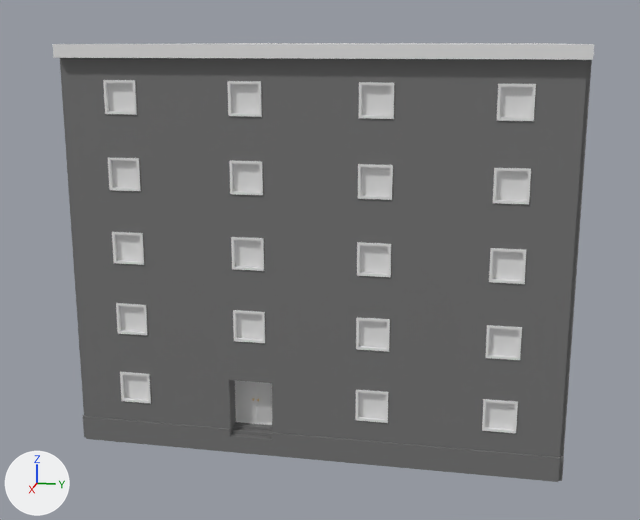
The FBX model OSB3D/Assets/Prefabs/Import/Buildings/BR20_F05_05.fbx, before and after one commit.
Both versions are drawn from a camera (50 mm lens) standing at (85.2, 19.4, 16.6) and looking at (41.0, 10.6, 5.6). The lights are fixed; the arrows at lower left show +X, +Y and +Z. Where no turn or scale is listed for an object, it has been applied to the vertices.

Before the edit, the objects in view are built like this:
```python
mat_facade_005 = principled_material('Facade.005')
mat_facade_005.base_color = (0.168, 0.168, 0.168)  # grey #727272
mat_facade_005.roughness = 0.701
mat_frame_005 = principled_material('Frame.005')
mat_frame_005.base_color = (0.8, 0.8, 0.8)  # white #e7e7e7
mat_windowglass_005 = principled_material('WindowGlass.005')
mat_windowglass_005.base_color = (0.8, 0.8, 0.8)  # white #e7e7e7
mat_windowglass_005.roughness = 0.4
me_cube_076 = bpy.data.meshes.new('Cube.076')
me_cube_076.from_pydata(...)  # 1055 vertices, 865 faces; spans x -12.8..12.8, y -10.0..10.0, z -8.5..8.0
me_cube_076.materials.append(mat_slab_005)  # grey #727272
me_cube_076.materials.append(mat_roof_005)  # white #e7e7e7
me_cube_076.materials.append(mat_facade_005)  # grey #727272
me_cube_076.materials.append(mat_frame_005)  # white #e7e7e7
me_cube_076.materials.append(mat_doorpanel_005)  # white #e7e7e7
me_cube_076.materials.append(mat_door_005)  # white #e7e7e7
me_cube_076.materials.append(mat_doorknob_005)  # yellow #e7b43d
me_cube_076.materials.append(mat_windowglass_005)  # white #e7e7e7
me_cube_076.materials.append(mat_stair_005)  # grey #727272
ob_br20_f05_05 = bpy.data.objects.new('BR20_F05_05', me_cube_076)
ob_br20_f05_05.location = (40.0, 12.5, 8.5)
```
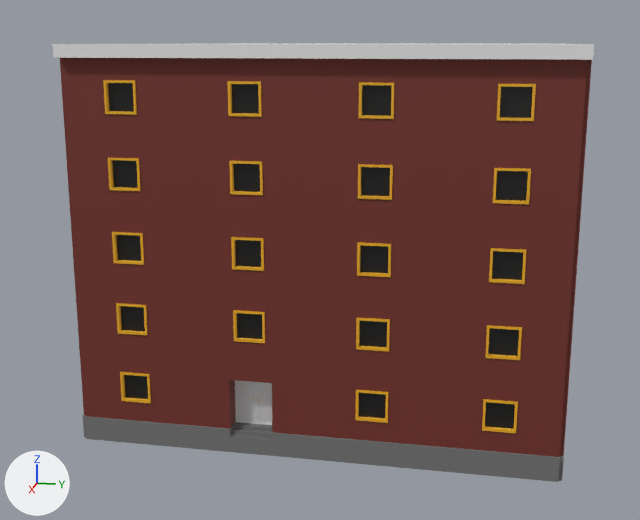
What differs and where, as boxes (x1, y1, x2, y2) in the pictures (640 x 520 px):
'BR20_F05_05', recoloured
    both: (57, 55, 593, 460)

The change, as a diff of the scene's bpy script:
```diff
--- a/OSB3D/Assets/Prefabs/Import/Buildings/BR20_F05_05.fbx.py
+++ b/OSB3D/Assets/Prefabs/Import/Buildings/BR20_F05_05.fbx.py
@@ mat_facade_005 @@
 mat_facade_005 = principled_material('Facade.005')
-mat_facade_005.base_color = (0.168, 0.168, 0.168)  # grey #727272
+mat_facade_005.base_color = (0.168, 0.0275, 0.0189)  # dark red #722e25
 mat_facade_005.roughness = 0.701
@@ mat_frame_005 @@
 mat_frame_005 = principled_material('Frame.005')
-mat_frame_005.base_color = (0.8, 0.8, 0.8)  # white #e7e7e7
+mat_frame_005.base_color = (0.8, 0.401, 0.0105)  # yellow #e7aa1a
@@ mat_windowglass_005 @@
 mat_windowglass_005 = principled_material('WindowGlass.005')
-mat_windowglass_005.base_color = (0.8, 0.8, 0.8)  # white #e7e7e7
+mat_windowglass_005.base_color = (0.00655, 0.00655, 0.00655)  # black #131313
 mat_windowglass_005.roughness = 0.4
```
